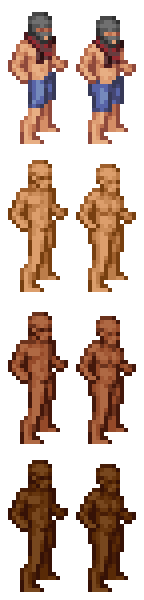
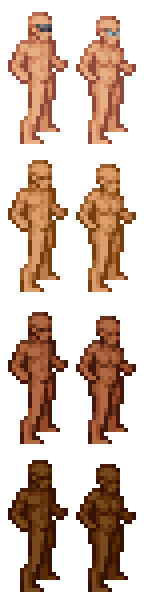
Layered file, before and after one edit (144x600). Changes by layer:
hid "scarf" over <box>24,32,124,68</box>
added layer "glasses_bal" above "glasses_eye" over <box>36,24,120,36</box>
hid "balaclava" over <box>28,12,120,52</box>
hid "shorts_denim" over <box>28,72,124,112</box>
